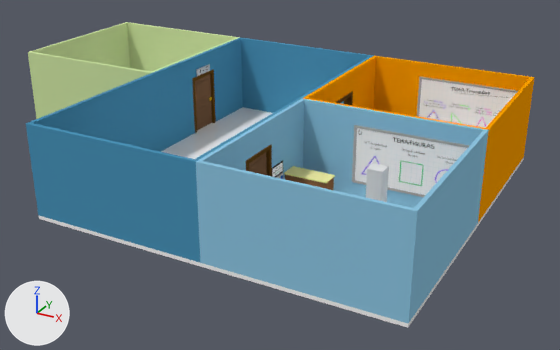
The Blender file src/Assets/3Dmodels/FigurarEnviroment.blend, before and after one commit.
Before and after are seen from a camera (50 mm lens) standing at (6.54, -15.17, 9.01) and looking at (-3.34, 2.8, 0.02). Arrows for +X, +Y and +Z are at lower left; the lights stay in place. Text is drawn in Blender's own font.

Objects in the first picture: 'Player', 'Room_1_BoardContainer', 'Room_1_BoardContent', 'Room_1_Desk', 'Room_1_Floor', 'Room_1_Wall', 'Room_2_Floor', 'Room_2_Walls', 'Room_3_BoardContent', 'Room_3_Walls', 'Room_4_Door', 'Room_4_Walls'.
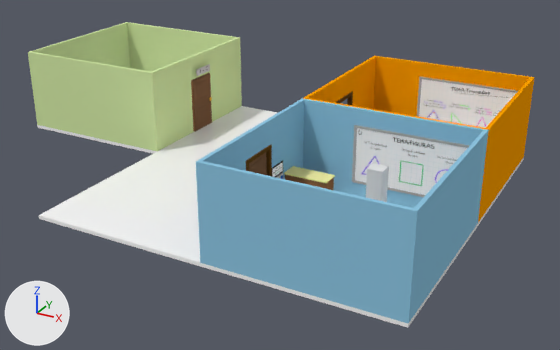
Where the newer file only moved an object's origin or applied its transform, the numbers keep the older frame.

Location of each change, (x1, y1, x2, y2) in pixels of the pictures (560 x 350 px):
'Room_2_Walls', hidden (blue): before (26, 38, 374, 262)
'Room_2_Floor', unchanged, uncovered by the edit: before (38, 107, 272, 267); after (38, 106, 277, 267)

The change in detail:
Mesh me_cylinder is new.
It has 64 vertices, 34 faces and spans x -0.03..0.03, y -0.03..0.03, z -0.85..0.85.
It uses material mat_coloredmaterial (picture img_imphenziapalette01_png_003).
Object 'Room_2_Walls' (ob_room_2_walls) is now hidden.
Object 'Room_4_Hinge' (ob_room_4_hinge) is new; it shows me_cylinder.
Its location is (-7.5, 4.5, 0.93).
